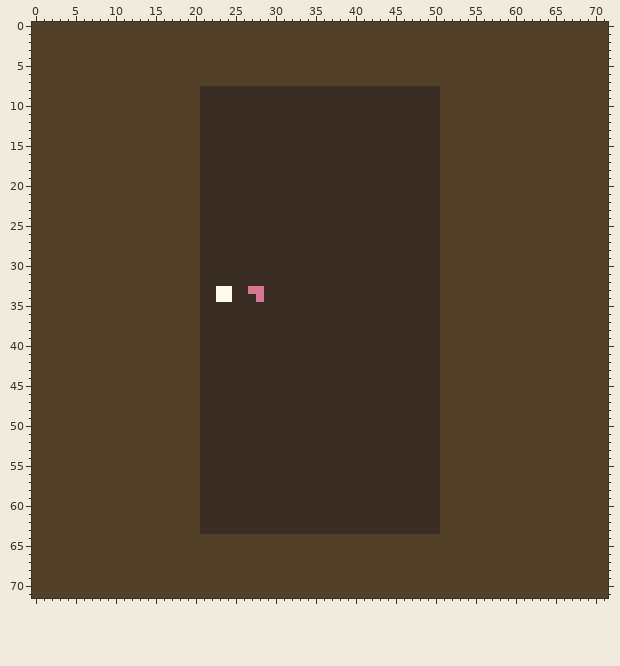
One commit to this sprite sheet: Data/Worlds/lily's world of mods/4level.png. Above is the file before it was changed.
The file is 72x72 pixels.
After:
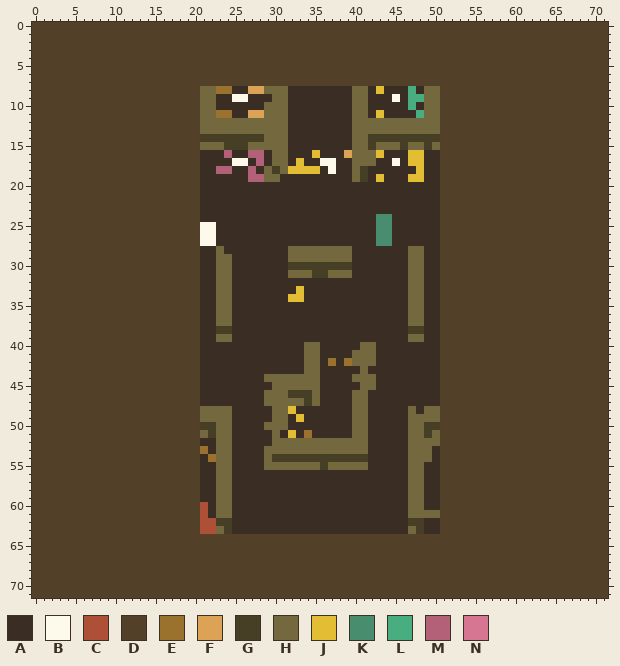
Palette (. is transparent): A #392d24  B #fdfaec  C #ae4f37  D #524028  E #9a722d  F #dca256  G #463f25  H #74693e  J #e3be35  K #478d6e  L #48ad80  M #b36179  N #d67693
What changed:
Changed rows in their new state; - is an unchanged pixel.
first column x 21:
 8 HHEE--FFHHH--------HH-J---L-HH
 9 HH--BB---HH--------HH---B-LLHH
10 HH------HHH--------HH-----L-HH
11 HHEE--FFHHH--------HH-J----LHH
12 HHHHHHHHHHH--------HHHHHHHHHHH
13 HHHHHHHHHHH--------HHHHHHHHHHH
14 GGGGGGGGHHH--------HHGGGGGGGGG
15 HHHGGGHHHHH--------HHGHHHGHHGH
16 ---M--MM-HH---J---FHHHJ---JJ--
17 ----BB-M-HH-J--BB--HHH--B-JJ--
18 --MM--M-HGHJJJJ-B--HG------J--
19 ------MMHH---------HG-J---JJ--
first column x 21:
24 ----------------------KK------
25 BB--------------------KK------
26 BB--------------------KK------
27 BB--------------------KK------
28 --H--------HHHHHHHH-------HH--
29 --HH-------HHHHHHHH-------HH--
30 --HH-------GGGGGGGG-------HH--
31 --HH-------HHHGGHHH-------HH--
32 --HH----------------------HH--
33 --HH--AA----J-------------HH--
34 --HH---A---JJ-------------HH--
35 --HH----------------------HH--
36 --HH----------------------HH--
37 --HH----------------------HH--
38 --GG----------------------GG--
39 --HH----------------------HH--
40 -------------HH-----HH--------
41 -------------HH----HHH--------
42 -------------HH-E-EHHH--------
43 -------------HH-----H---------
44 --------HHHHHHH----HHH--------
45 ---------HHHHHH-----HH--------
46 --------HHHGGGH----HH---------
47 --------HHHHHGH----HH---------
48 HHHH-----HHJ-------HH-----H-HH
49 HHHH-----HH-J------HH-----HHHH
50 GGHH----HHH--------HH-----HHGG
51 HGHH-----H-J-E-----HH-----HHGH
52 --HH-----HHHHHHHHHHHH-----HHHH
53 E-HH----HHHHHHHHHHHHH-----HHH-
54 -EHH----HGGGGGGGGGGGG-----HHH-
55 --HH----HHHHHHHGHHHHH-----HH--
56 --HH----------------------HH--
57 --HH----------------------HH--
58 --HH----------------------HH--
59 --HH----------------------HH--
60 C-HH----------------------HH--
61 C-HH----------------------HHHH
62 CCGG----------------------GG--
63 CCHG----------------------HG--
